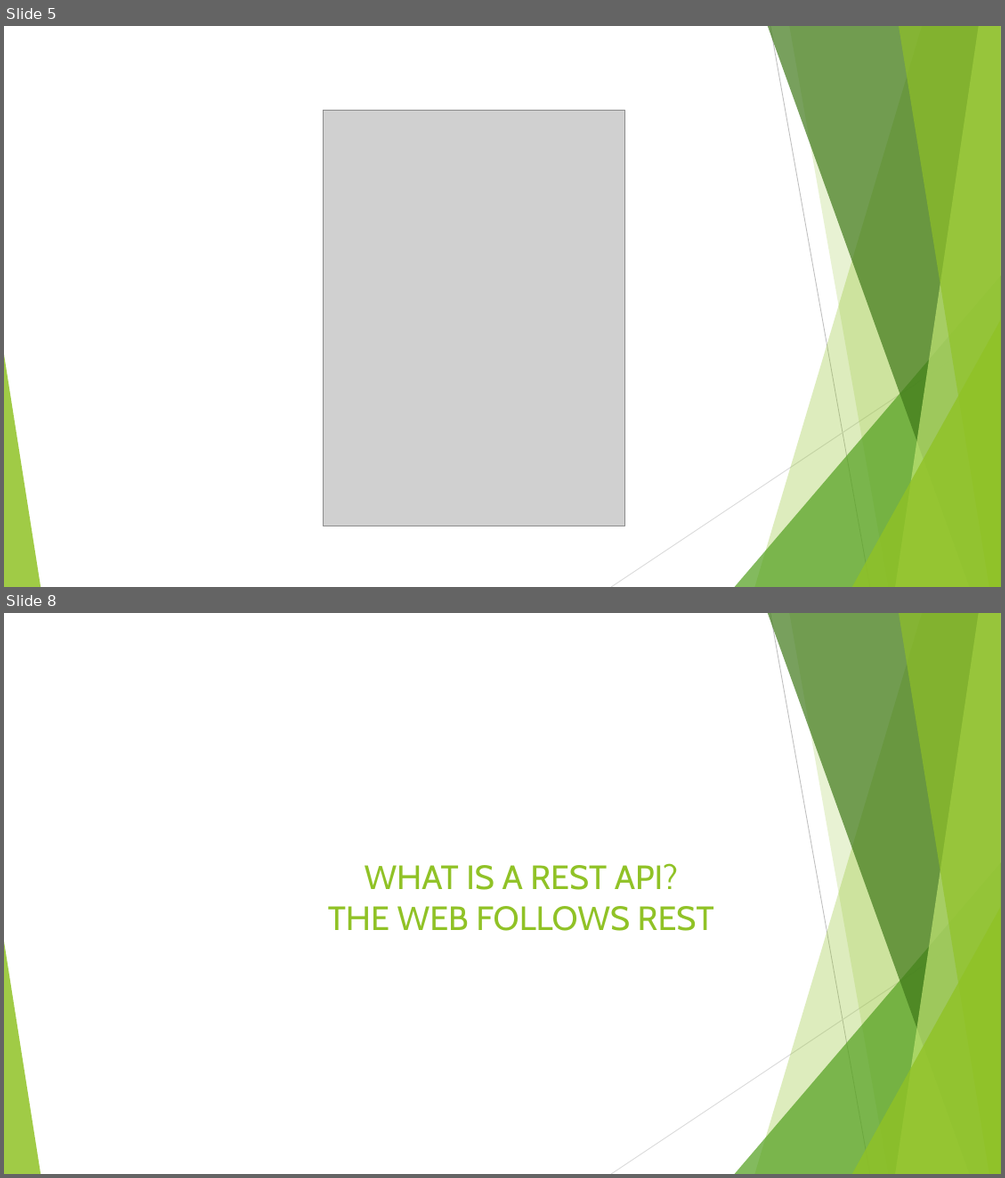
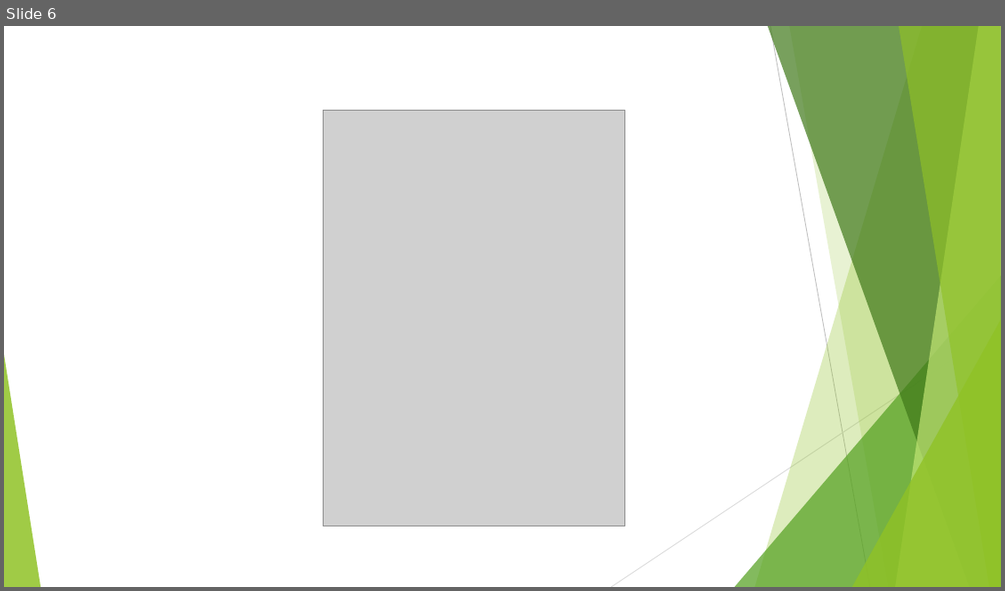
Before and after one commit to leandrocgsi/RestWithASP-NETUdemy, a slide deck: Documents/Understending RESTFul API's .pptx. Shown one above the other, each under a label of ours: slides 5 and 8 before the commit, slide 6 after it; the slides between them are not shown. The pictures are 1005x1178 and 1005x591 pixels, drawn with LibreOffice and Linux fonts; fonts in the diff are those of the drawing; grey boxes stand for pictures. Boxes give left, top, right and bottom in pixels: in the first picture for what was removed or moved away, otherwise in the second. Text is boxed around its words. In the diff, an @@ line names an element or a change of style, - is before the commit and + after.

```diff
--- a/Documents/Understending RESTFul API's .pptx
+++ b/Documents/Understending RESTFul API's .pptx
@@ slide 8 removed at box(4, 613, 1001, 1174), background #FFFFFF; not listed: 10 template elements that a slide beside it also shows @@
@@ title removed at box(328, 863, 714, 931) @@
-WHAT IS A REST API?
-THE WEB FOLLOWS REST
@@ what was slide 5 is now slide 6 @@
```
Also in this commit, not shown: 5 slides changed, 48 slides added, 46 other slides removed, 3 other files.
